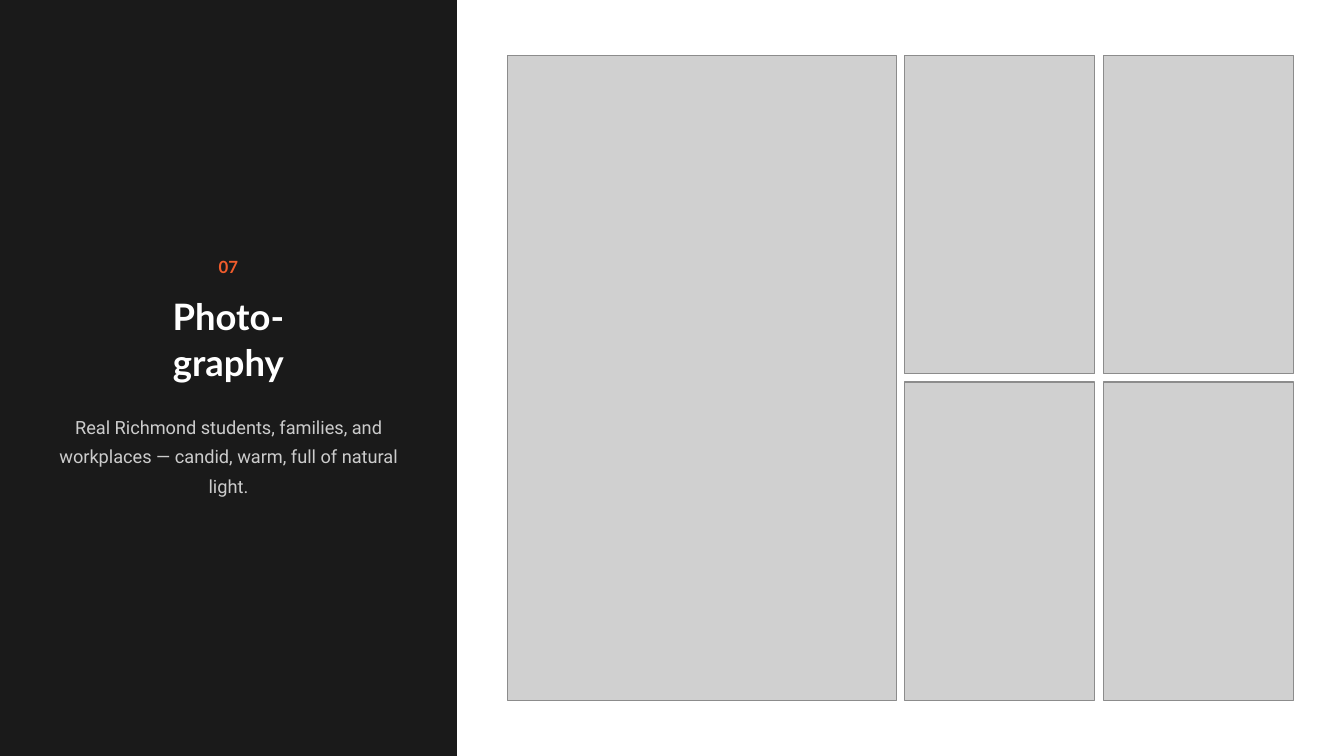
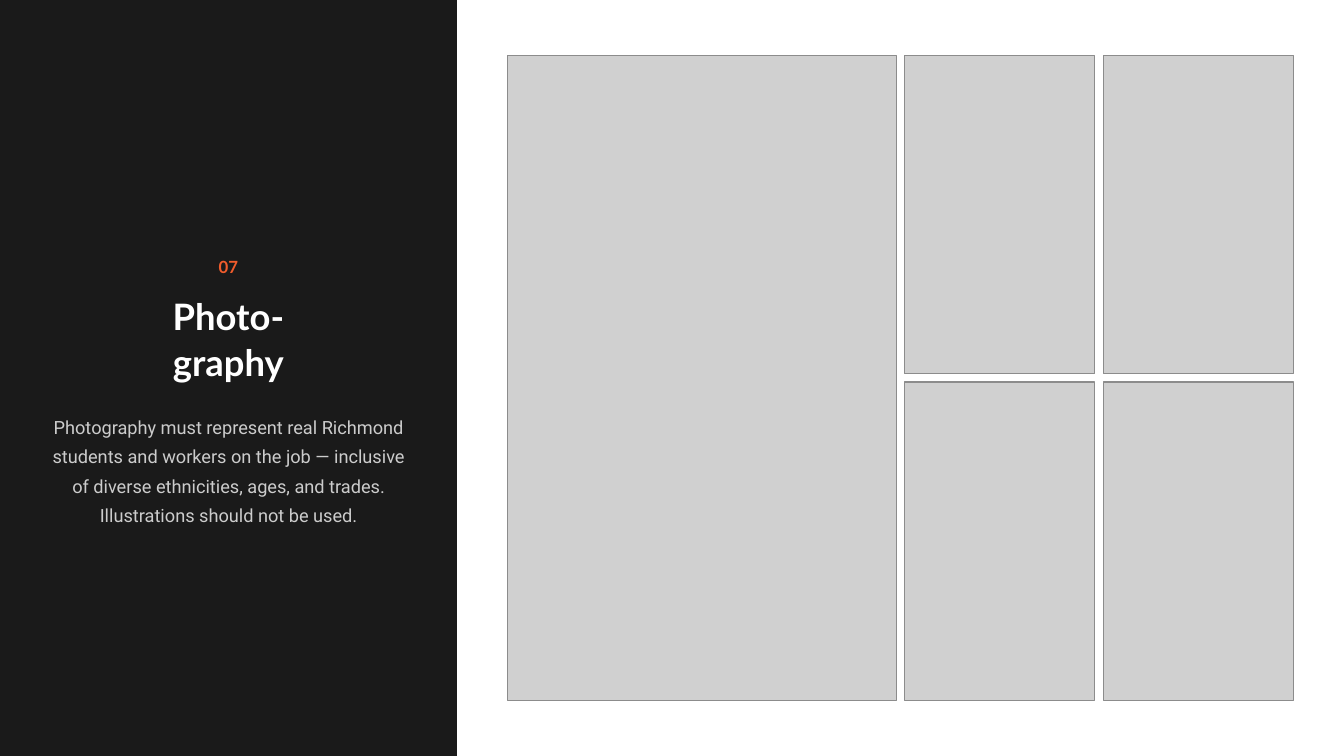
Before and after one commit to ivone-max/RVA-Builds-Brand-, a slide deck: slide 13 of media-kit/RVA-Builds-Media-Kit.pptx. Drawn at 1344x756 pixels with LibreOffice and Linux fonts; fonts in the diff are those of the drawing; grey boxes stand for pictures. Boxes give left, top, right and bottom in pixels: in the first picture for what was removed or moved away, otherwise in the second. Text is boxed around its words. In the diff, an @@ line names an element or a change of style, - is before the commit and + after.

```diff
--- a/media-kit/RVA-Builds-Media-Kit.pptx
+++ b/media-kit/RVA-Builds-Media-Kit.pptx
@@ text at <box>53,420,405,522</box>: text changed @@
-Real Richmond students, families, and workplaces — candid, warm, full of natural light.
+Photography must represent real Richmond students and workers on the job — inclusive of diverse ethnicities, ages, and trades. Illustrations should not be used.
```
Also in this commit, not shown: 4 other slides changed, 2 other files.
